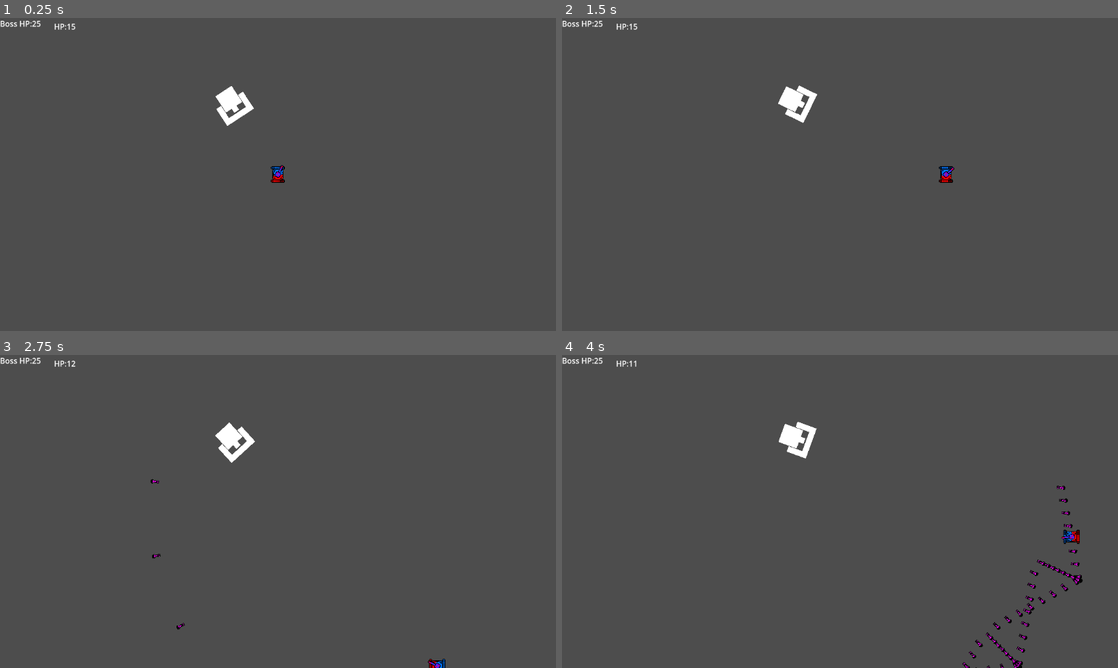
Above: before the commit, frames 1-4 (two rows, left to right).
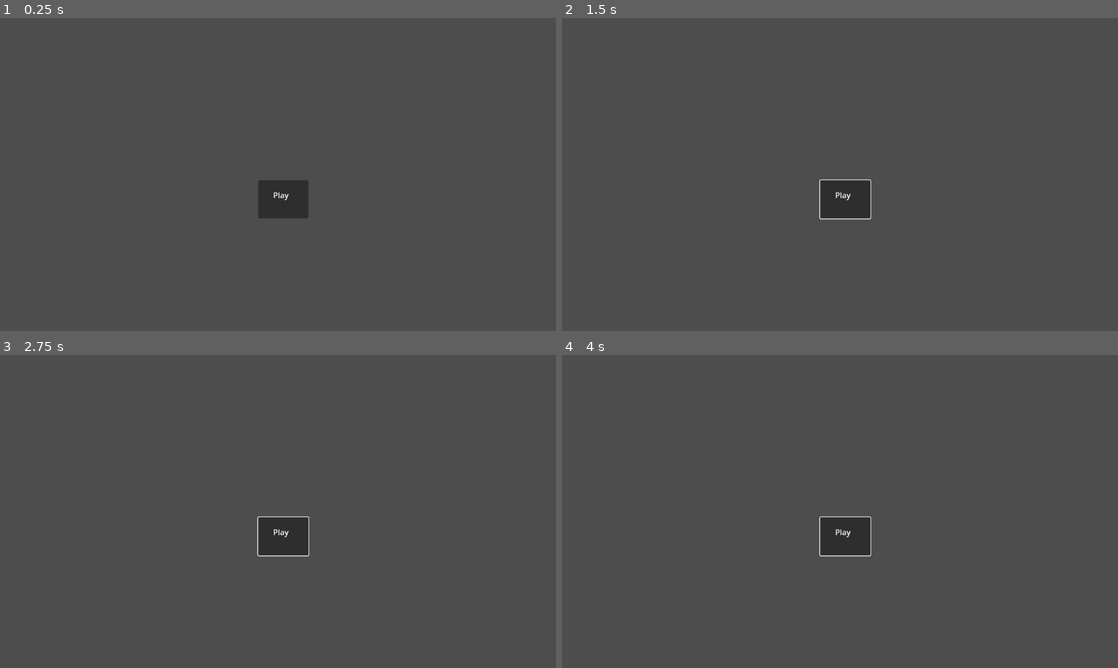
Above: after the commit, the same moments.

Repository: ConquestM/TANKG
Game: Godot game, scene res://MainMenu.tscn
Same seed, same stepped clock (60 frames per second), same inputs: the game is played once before the commit and once after it. Before the commit the project starts from res://Level.tscn.
Inputs (mouse positions are in pixels of both pictures, inside the frame that each line leads up to):
- Up to frame 1 (0.25 s): no input
- Up to frame 2 (1.5 s): click (845, 199) at 0.52 s; tap Enter at 1.25 s; move the mouse to (962, 158) at 1.27 s; hold Right (ui_right) from 1.28 s (still down); hold Shift (dash) from 1.28 s (still down)
- Up to frame 3 (2.75 s): move the mouse to (166, 527) at 2.02 s; release Right (ui_right) at 2.03 s; release Shift (dash) at 2.03 s; hold Down (ui_down) from 2.03 s (still down); tap Shift (dash) at 2.1 s
- Up to frame 4 (4 s): move the mouse to (895, 442) at 2.77 s; release Down (ui_down) at 2.78 s; hold Right (ui_right) 2.78-3.53 s; hold Shift (dash) 2.78-3.53 s; move the mouse to (812, 574) at 3.52 s; hold Up (ui_up) from 3.53 s (still down); tap Shift (dash) at 3.6 s

The runs differ from the first frame. In frame 1, 1.7% of the frame differs, in the area x 0-56%, y 0-64%; in frame 2, 1.9%; in frame 3, 1.9%; in frame 4, 2.4%, in the area x 0-94%, y 0-100%.

Commit message:
prototype main menu added.

Diff:
--- a/Bossbulletdetonatehitbox.tscn
+++ b/Bossbulletdetonatehitbox.tscn
@@ -1,21 +1,20 @@
 [gd_scene load_steps=3 format=3 uid="uid://dwom1o4jxhxmo"]
 
-[ext_resource type="Script" path="res://Bossbullethitbox.gd" id="1_d0sy7"]
+[ext_resource type="Script" path="res://scripts/bossbullethitbox.gd" id="1_2cfmt"]
 
 [sub_resource type="RectangleShape2D" id="RectangleShape2D_fjwph"]
 size = Vector2(473, 3)
 
 [node name="Area2D" type="Area2D"]
 scale = Vector2(1e-05, 1e-05)
-script = ExtResource("1_d0sy7")
+script = ExtResource("1_2cfmt")
 metadata/Debt = 0
 
 [node name="Delete" type="Timer" parent="."]
 wait_time = 0.7
 
 [node name="CollisionShape2D" type="CollisionShape2D" parent="."]
-rotation = -5.01433
-scale = Vector2(1e-05, 1e-05)
+rotation = 1.26886
 shape = SubResource("RectangleShape2D_fjwph")
 metadata/Debt = true
 
--- a/Level.tscn
+++ b/Level.tscn
@@ -1,7 +1,7 @@
 [gd_scene load_steps=5 format=3 uid="uid://din3nn61eqs63"]
 
 [ext_resource type="Script" path="res://scripts/UI.gd" id="1_lcthp"]
-[ext_resource type="PackedScene" uid="uid://c27rlmxl5mmbk" path="res://BOss1.tscn" id="2_17prt"]
+[ext_resource type="PackedScene" uid="uid://c27rlmxl5mmbk" path="res://Boss1.tscn" id="2_17prt"]
 [ext_resource type="PackedScene" uid="uid://cou1mvn4ls013" path="res://Player.tscn" id="3_j6vdm"]
 [ext_resource type="PackedScene" uid="uid://btij6l30ipepu" path="res://Turret.tscn" id="4_4wdna"]
 
--- /dev/null
+++ b/MainMenu.tscn
@@ -0,0 +1,34 @@
+[gd_scene load_steps=2 format=3 uid="uid://bl07530pf7uhq"]
+
+[ext_resource type="Script" path="res://scripts/mainmenu.gd" id="1_1hn2r"]
+
+[node name="Control" type="Control"]
+layout_mode = 3
+anchors_preset = 15
+anchor_right = 1.0
+anchor_bottom = 1.0
+grow_horizontal = 2
+grow_vertical = 2
+script = ExtResource("1_1hn2r")
+
+[node name="CanvasLayer" type="CanvasLayer" parent="."]
+
+[node name="Button" type="Button" parent="CanvasLayer"]
+anchors_preset = -1
+anchor_left = 0.202
+anchor_top = 0.179
+anchor_right = 0.28
+anchor_bottom = 0.274
+offset_left = 302.296
+offset_top = 220.008
+offset_right = 316.44
+offset_bottom = 237.448
+
+[node name="Label" type="Label" parent="CanvasLayer"]
+offset_left = 566.0
+offset_top = 355.0
+offset_right = 667.0
+offset_bottom = 429.0
+text = "Play"
+
+[connection signal="pressed" from="CanvasLayer/Button" to="." method="_on_button_pressed"]
--- a/project.godot
+++ b/project.godot
@@ -11,7 +11,7 @@
 [application]
 
 config/name="TANKG"
-run/main_scene="res://Level.tscn"
+run/main_scene="res://Mainmenu.tscn"
 config/features=PackedStringArray("4.2", "Forward Plus")
 config/icon="res://assets/icon.svg"
 
--- a/scripts/bullet.gd
+++ b/scripts/bullet.gd
@@ -21,8 +21,7 @@
 func _process(delta):
 	move_local_x(speed * delta)
 	if not friendly:
-		$Sprite2D.self_modulate.b -= 0.1
-		$Sprite2D.self_modulate.g -= 0.1
+		$Sprite2D.self_modulate -= Color(0,0.1,0.1,-0.1)
 
 func _on_area_entered(area):
 	if area.has_meta("Block"):
--- a/scripts/player.gd
+++ b/scripts/player.gd
@@ -77,7 +77,7 @@
 			speed = 100
 			dash_timer = 0
 	if global.HP < 0 or global.HP == 0:
-		get_tree().change_scene_to_file("res://Level.tscn")
+		get_tree().change_scene_to_file("res://Mainmenu.tscn")
 
 		global.HP = 15
 	if dashing:
